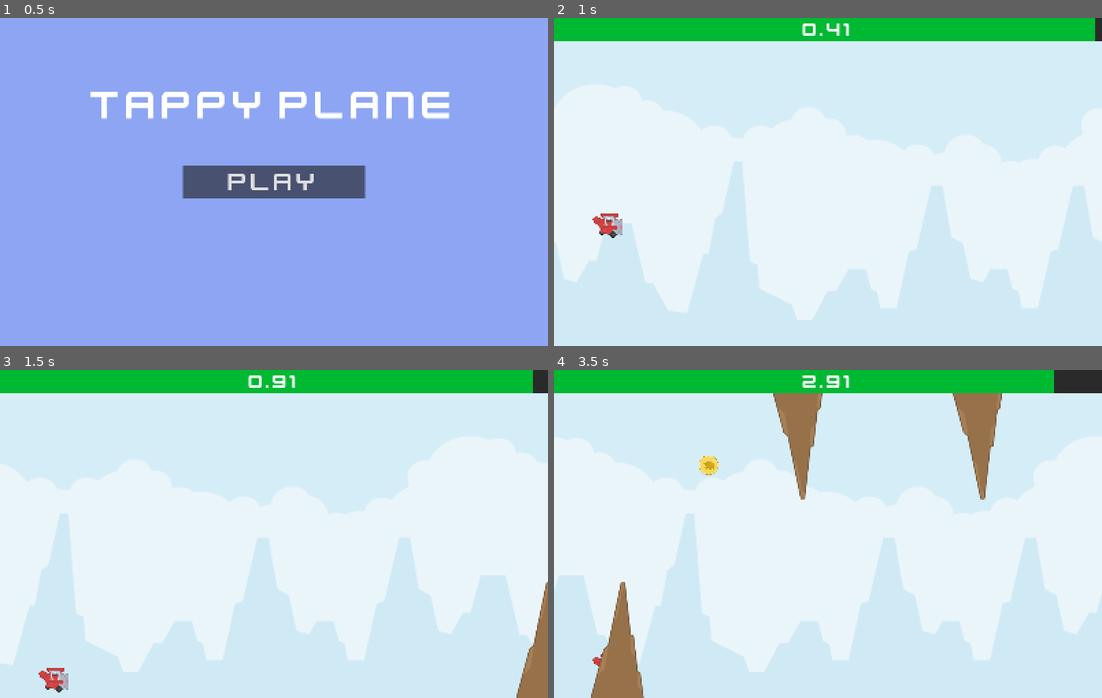
Above: before the commit, frames 1-4 (two rows, left to right).
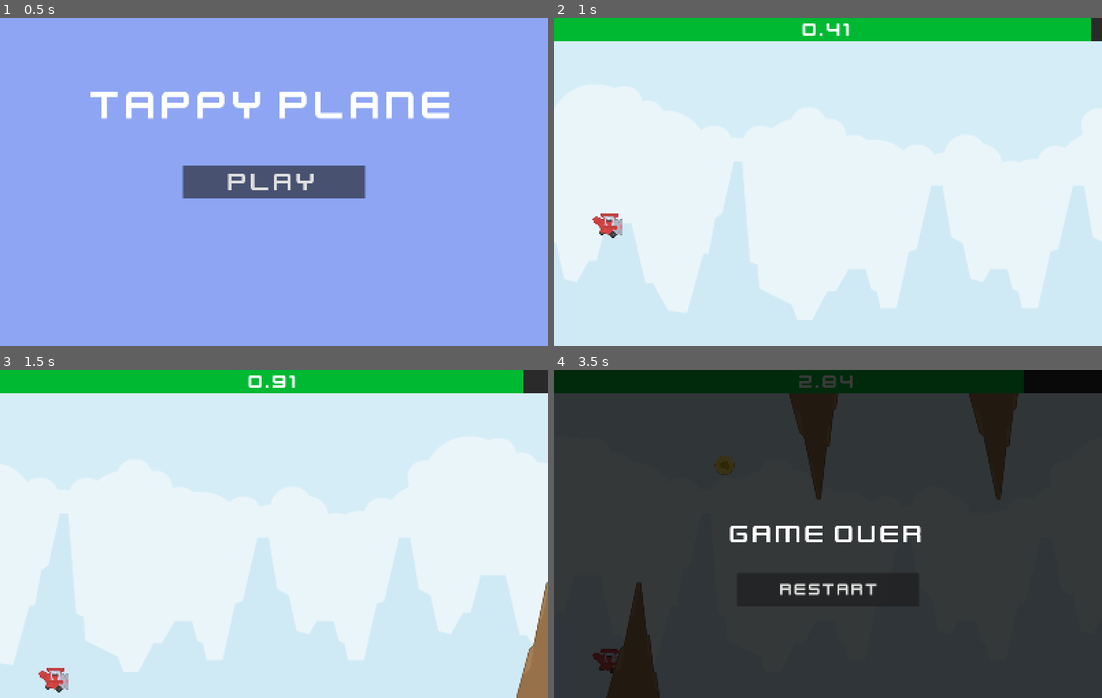
Above: after the commit, the same moments.

Repository: The-Retro-Agenda/TappyPlane
Game: Godot game, scene res://menu.tscn
The game is run twice, just before and just after one commit, with the same random seed, the same clock (stepped at 60 frames per second) and the same inputs.
Inputs (mouse positions are in pixels of both pictures, inside the frame that each line leads up to):
- Up to frame 1 (0.5 s): no input
- Up to frame 2 (1 s): click "Play" at 0.5 s
- Up to frame 3 (1.5 s): move the mouse to (394, 517) at 1.27 s; click (394, 517) at 1.35 s
- Up to frame 4 (3.5 s): move the mouse to (718, 550) at 2.02 s; click (718, 550) at 2.1 s; move the mouse to (882, 461) at 2.77 s; click (882, 461) at 2.85 s

Frame 1 is identical in both runs. In frame 2, less than 0.1% of the frame differs, in the area x 98-99%, y 0-8%; in frame 3, 0.1%; in frame 4, 99%, in the area x 0-100%, y 0-100%.

Commit message:
Added Game Over screen & conditions

Diff:
--- /dev/null
+++ b/game_over.gd
@@ -0,0 +1,6 @@
+extends Control
+
+
+func _on_restart_button_pressed() -> void:
+	get_tree().paused = false
+	get_tree().reload_current_scene()
--- a/main.gd
+++ b/main.gd
@@ -14,7 +14,7 @@
 var dynamicObjectSpeed : int = 700
 
 # player variables
-var healthDecreaseSpeed : int = 3
+@export var healthDecreaseSpeed : int = 5
 var health : float = 100
 var score : float = 0
 var formattedScore : String = str(score)
@@ -27,6 +27,8 @@
 	if health > 0:
 		health -= delta * healthDecreaseSpeed
 		$UI/HealthBar.value = health
+	else:
+		_game_over()
 
 	score += delta
 	formattedScore = str(score)
@@ -41,6 +43,8 @@
 	var obstacleInstance : Area2D = obstacleScene.instantiate()
 	add_child(obstacleInstance)
 	obstacleInstance.position.x = spawnedOffsetX
+	obstacleInstance.body_entered.connect(_on_obstacle_collided)
+
 	if random == 0:
 		obstacleInstance.position.y = 200
 		lastObstaclePosition = "up"
@@ -73,4 +77,11 @@
 		coinInstance.queue_free()
 
 func _on_obstacle_collided(body : Node2D) -> void:
-	pass
+	if body.is_in_group("Player"):
+		#health -= coinHealth
+		#if health <= 0:
+			_game_over()
+
+func _game_over() -> void:
+	$GameOver.show()
+	get_tree().paused = true
--- a/main.tscn
+++ b/main.tscn
@@ -8,6 +8,7 @@
 [ext_resource type="Texture2D" uid="uid://ciguc3vpxdvg7" path="res://Assets-TappyPlane/Player.png" id="6_7mycd"]
 [ext_resource type="FontFile" uid="uid://cxo02uyl8y8yq" path="res://Assets-TappyPlane/kenvector_future.ttf" id="6_272bh"]
 [ext_resource type="PackedScene" uid="uid://cj8imqe5n6e6u" path="res://coin.tscn" id="8_5vw27"]
+[ext_resource type="Script" uid="uid://d4g6a3a015gah" path="res://game_over.gd" id="9_kek77"]
 
 [sub_resource type="CircleShape2D" id="CircleShape2D_1bvp3"]
 radius = 40.7922
@@ -110,5 +111,63 @@
 horizontal_alignment = 1
 vertical_alignment = 1
 
+[node name="GameOver" type="Control" parent="."]
+visible = false
+layout_mode = 3
+anchors_preset = 15
+anchor_right = 1.0
+anchor_bottom = 1.0
+grow_horizontal = 2
+grow_vertical = 2
+script = ExtResource("9_kek77")
+
+[node name="ColorRect" type="ColorRect" parent="GameOver"]
+z_index = 10
+layout_mode = 1
+anchors_preset = 15
+anchor_right = 1.0
+anchor_bottom = 1.0
+grow_horizontal = 2
+grow_vertical = 2
+color = Color(0, 0, 0, 0.772549)
+
+[node name="Label" type="Label" parent="GameOver"]
+z_index = 11
+layout_mode = 1
+anchors_preset = 8
+anchor_left = 0.5
+anchor_top = 0.5
+anchor_right = 0.5
+anchor_bottom = 0.5
+offset_left = -286.0
+offset_top = -45.0
+offset_right = 286.0
+offset_bottom = 45.0
+grow_horizontal = 2
+grow_vertical = 2
+theme_override_fonts/font = ExtResource("6_272bh")
+theme_override_font_sizes/font_size = 80
+text = "GAME OVER"
+
+[node name="RestartButton" type="Button" parent="GameOver"]
+process_mode = 3
+z_index = 11
+layout_mode = 1
+anchors_preset = 8
+anchor_left = 0.5
+anchor_top = 0.5
+anchor_right = 0.5
+anchor_bottom = 0.5
+offset_left = -266.0
+offset_top = 114.0
+offset_right = 266.0
+offset_bottom = 212.0
+grow_horizontal = 2
+grow_vertical = 2
+theme_override_fonts/font = ExtResource("6_272bh")
+theme_override_font_sizes/font_size = 50
+text = " Restart"
+
 [connection signal="timeout" from="SpawnerTimer" to="." method="_on_spawner_timer_timeout"]
 [connection signal="timeout" from="CoinTimer" to="." method="_on_coin_timer_timeout"]
+[connection signal="pressed" from="GameOver/RestartButton" to="GameOver" method="_on_restart_button_pressed"]
Not shown, added: game_over.gd.uid
Not shown: 1 places in main.tscn that only renumber resources
